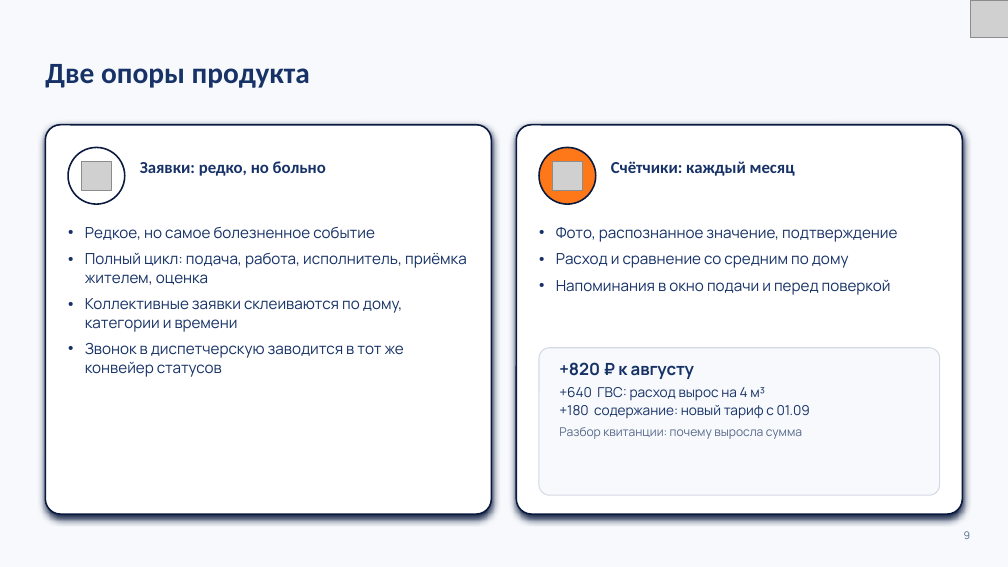
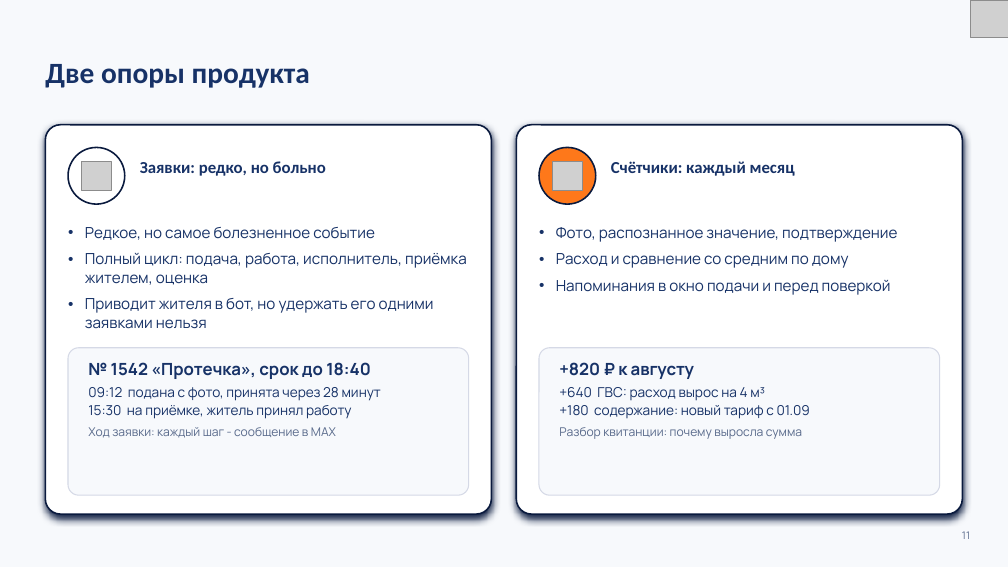
Before and after one commit to K1rL3s/vkmax-mobilization, a slide deck: slide 11 of docs/preza/zheka.pptx (slide 9 before the commit). Drawn at 1008x567 pixels with LibreOffice and Linux fonts; fonts in the diff are those of the drawing; grey boxes stand for pictures. Boxes give left, top, right and bottom in pixels: in the first picture for what was removed or moved away, otherwise in the second. Text is boxed around its words. In the diff, an @@ line names an element or a change of style, - is before the commit and + after.

```diff
--- a/docs/preza/zheka.pptx
+++ b/docs/preza/zheka.pptx
@@ text at (x1=85, y1=298, x2=434, y2=329): text changed @@
-• Коллективные заявки склеиваются по дому, категории и времени
-• Звонок в диспетчерскую заводится в тот же конвейер статусов
+• Приводит жителя в бот, но удержать его одними заявками нельзя
@@ rounded rectangle added at (x1=68, y1=348, x2=469, y2=495), fill #F7F9FC, outline #D5D9E6 1 pt @@
@@ text added at (x1=88, y1=362, x2=381, y2=438), 13 pt, text #173267 @@
+№ 1542 «Протечка», срок до 18:40
+09:12 подана с фото, принята через 28 минут
+15:30 на приёмке, житель принял работу
+Ход заявки: каждый шаг - сообщение в MAX
@@ text at (x1=962, y1=531, x2=970, y2=539): text changed @@
-9
+11
```
Also in this commit, not shown: 20 other slides changed, 2 slides added, 1 slide removed, 10 other files.
